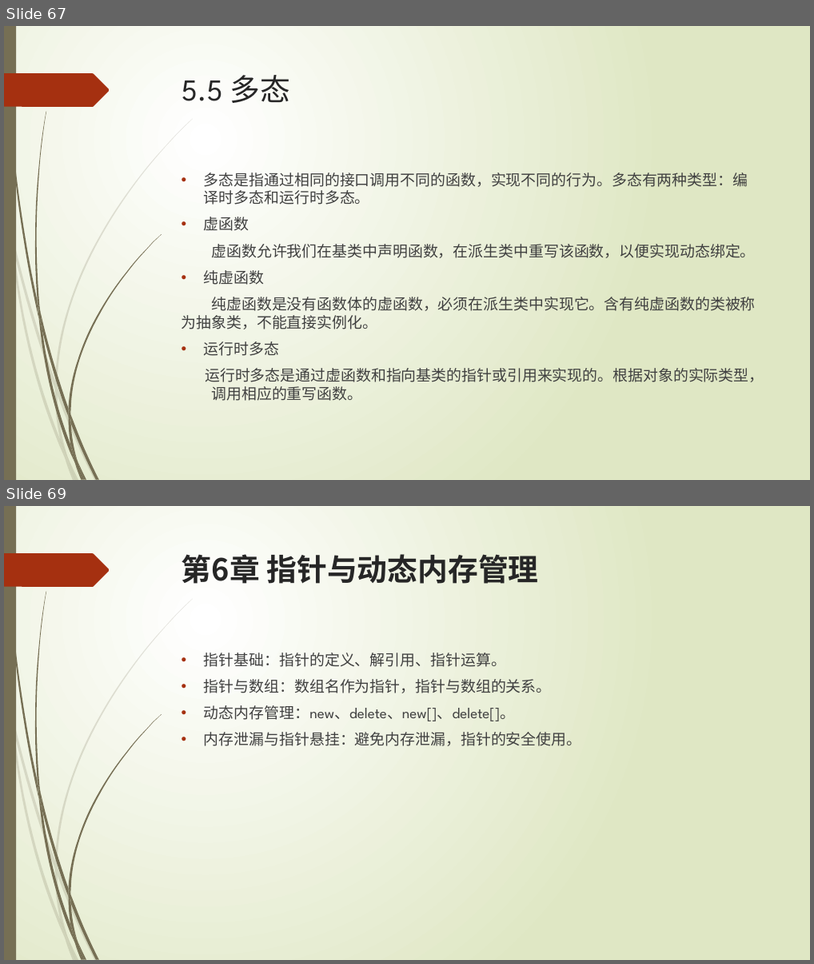
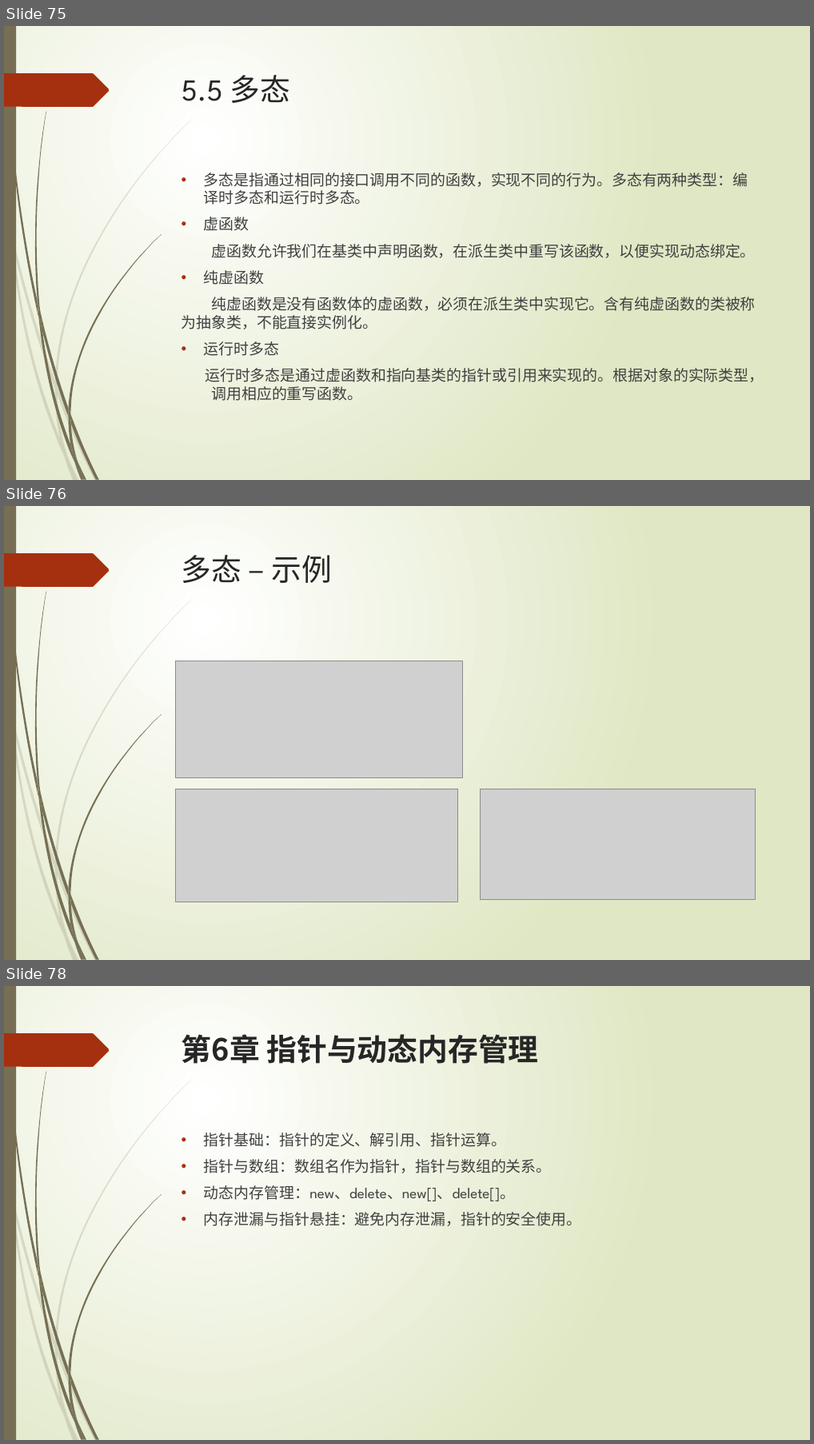
Before and after one commit to liuty2006/learn, a slide deck: learn_cpp/docs/C++语言培训.pptx. Shown one above the other, each under a label of ours: slides 67 and 69 before the commit, slides 75, 76 and 78 after it; the slides between them are not shown. The pictures are 814x964 and 814x1444 pixels, drawn with LibreOffice and Linux fonts; fonts in the diff are those of the drawing; grey boxes stand for pictures. Boxes give left, top, right and bottom in pixels: in the first picture for what was removed or moved away, otherwise in the second. Text is boxed around its words. In the diff, an @@ line names an element or a change of style, - is before the commit and + after.

```diff
--- a/learn_cpp/docs/C++语言培训.pptx
+++ b/learn_cpp/docs/C++语言培训.pptx
@@ slide 76 added at <box>4,506,810,960</box>, background gradient #FFFFFF to #DFE8C4; not listed: 24 template elements that a slide beside it also shows @@
@@ title added at <box>182,555,333,583</box>, 36 pt, text #262626 @@
+多态 – 示例
@@ picture added at <box>176,661,463,778</box> @@
@@ picture added at <box>176,788,458,902</box> @@
@@ picture added at <box>481,788,756,900</box> @@
@@ what was slide 67 is now slide 75 @@
@@ what was slide 69 is now slide 78 @@
```
Also in this commit, not shown: 1 slide changed, 8 other slides added, 1 other file.
